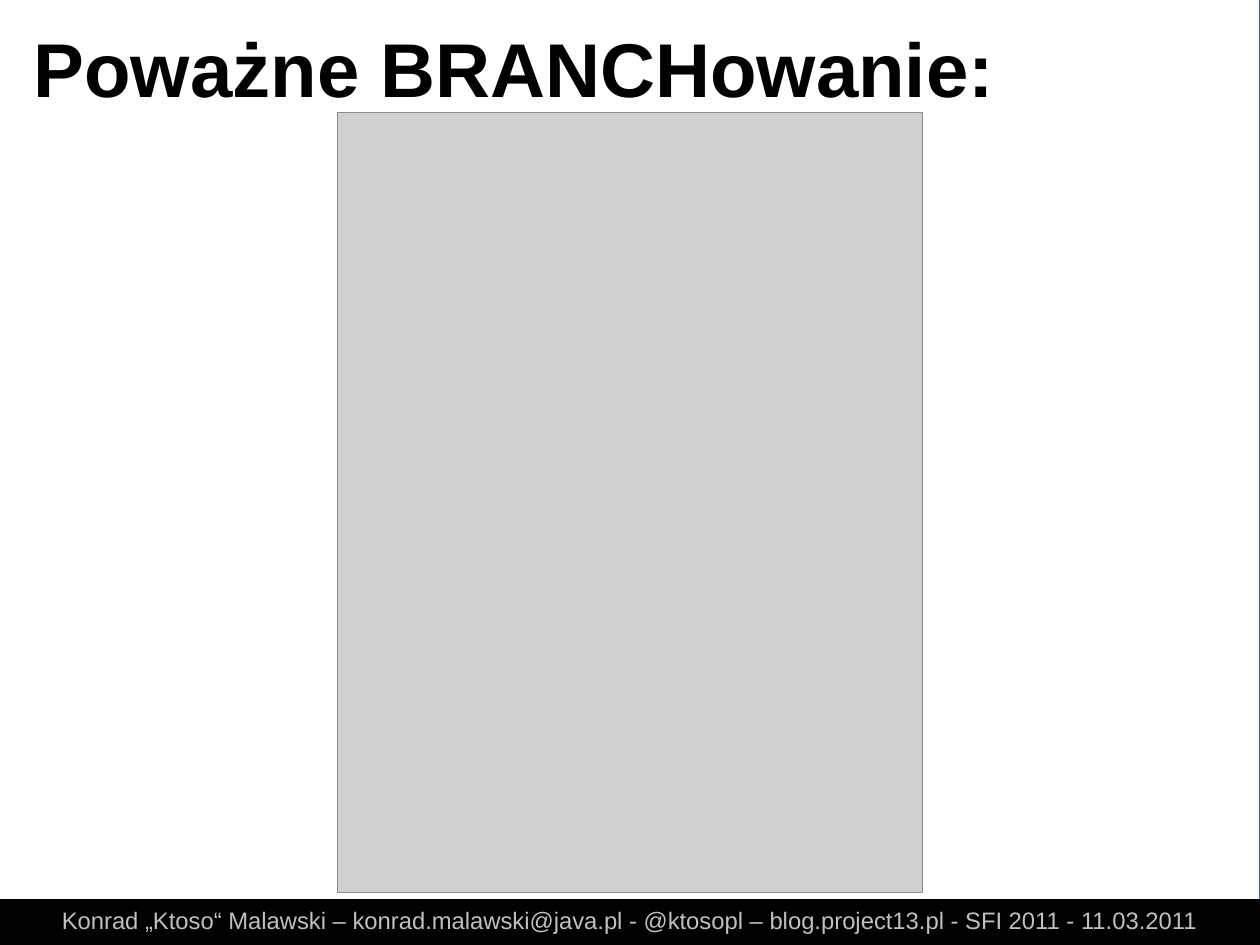
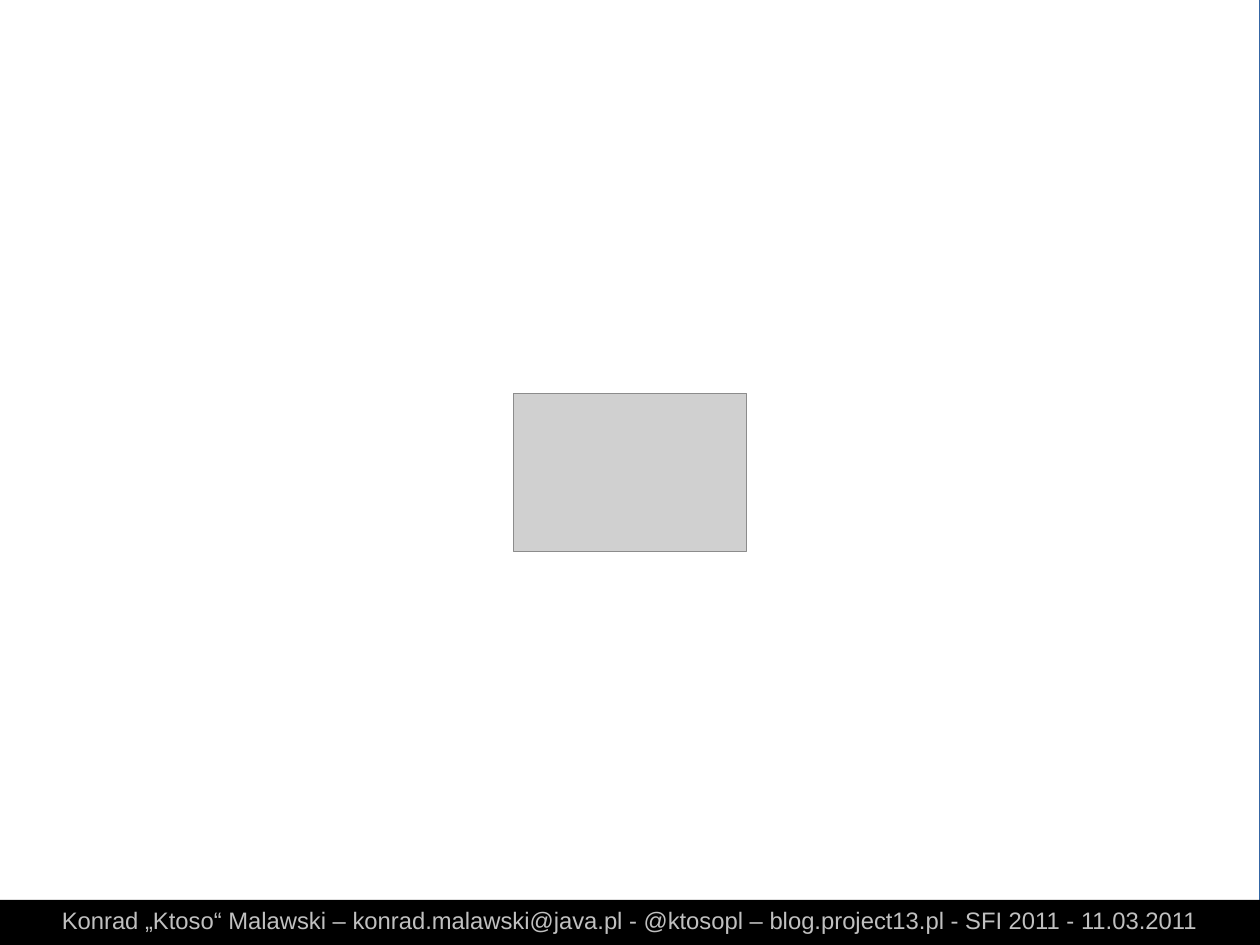
Before and after one commit to ktoso/git-presentation, a slide deck: slide 11 of slides.odp (slide 23 before the commit). Drawn at 1260x945 pixels with LibreOffice and Linux fonts; fonts in the diff are those of the drawing; grey boxes stand for pictures. Boxes give left, top, right and bottom in pixels: in the first picture for what was removed or moved away, otherwise in the second. Text is boxed around its words. In the diff, an @@ line names an element or a change of style, - is before the commit and + after.

```diff
--- a/slides.odp
+++ b/slides.odp
@@ text removed at [34, 41, 993, 98] @@
-Poważne BRANCHowanie:
@@ picture: place and size @@
-picture at [337, 112, 923, 893]
+picture at [513, 393, 747, 551]
```
Also in this commit, not shown: 36 other slides changed, 11 slides added, 28 other files.
